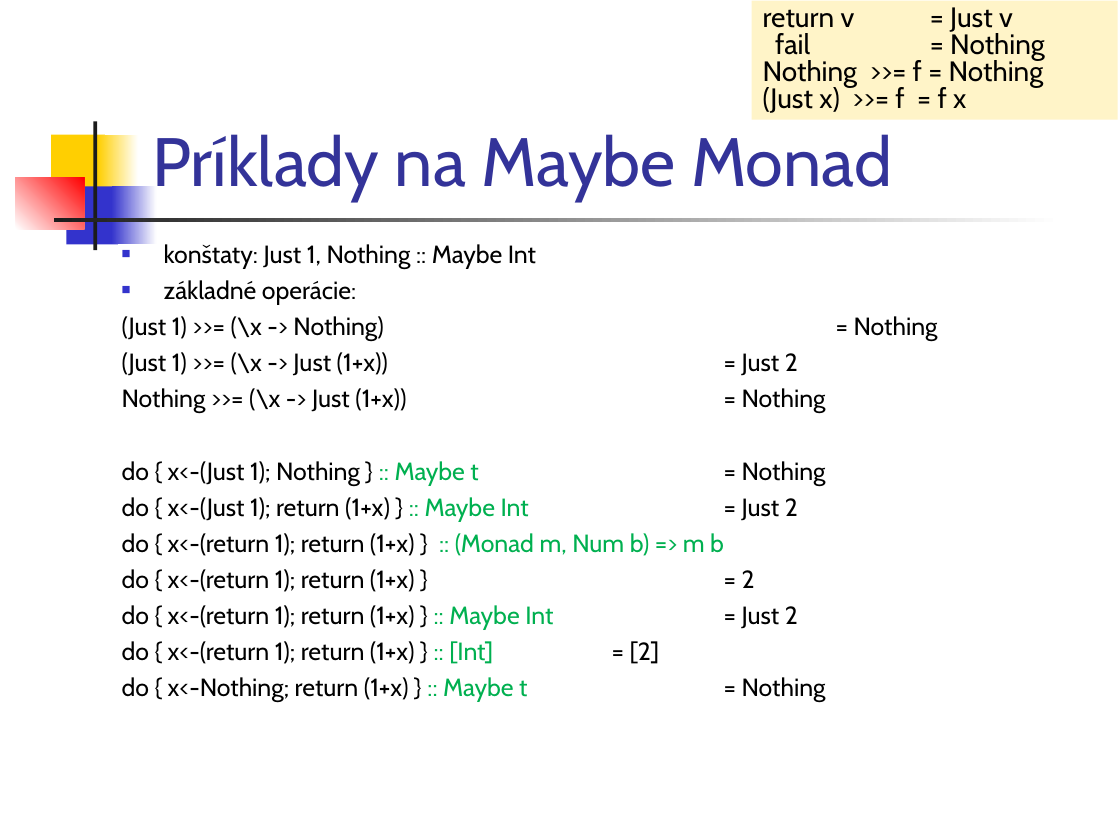
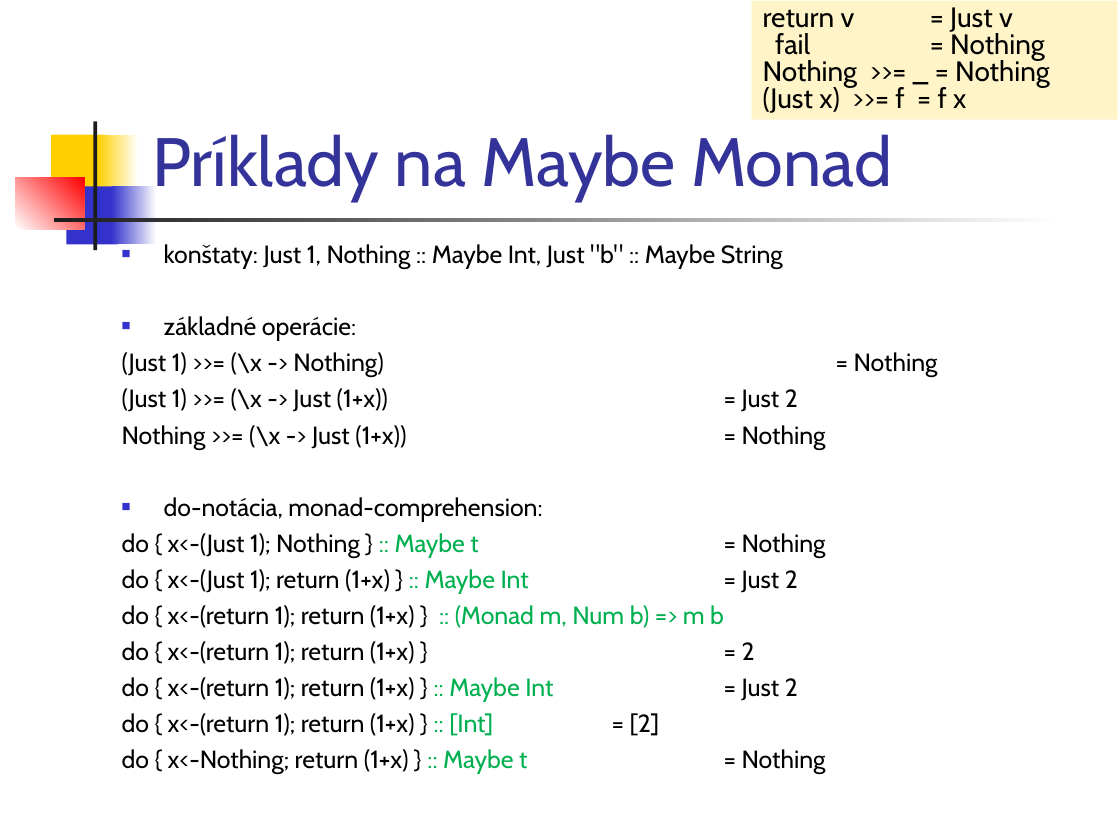
Before and after one commit to Funkcionalne/Prednasky, a slide deck: slide 3 of 12/12_fpro.ppt. Drawn at 1120x840 pixels with LibreOffice and Linux fonts; fonts in the diff are those of the drawing. Boxes give left, top, right and bottom in pixels: in the first picture for what was removed or moved away, otherwise in the second. Text is boxed around its words. In the diff, an @@ line names an element or a change of style, - is before the commit and + after.

```diff
--- a/12/12_fpro.ppt
+++ b/12/12_fpro.ppt
@@ text in rectangle at (763, 58, 1050, 88): text changed @@
-Nothing >>= f = Nothing
+Nothing >>= _ = Nothing
@@ text at (164, 244, 783, 269): text changed @@
-■ konštaty: Just 1, Nothing :: Maybe Int
+■ konštaty: Just 1, Nothing :: Maybe Int, Just "b" :: Maybe String
@@ text at (164, 497, 542, 521): paragraph added @@
+■ do-notácia, monad-comprehension:
```
Also in this commit, not shown: 18 other slides changed, 2 slides added, 1 other file.
